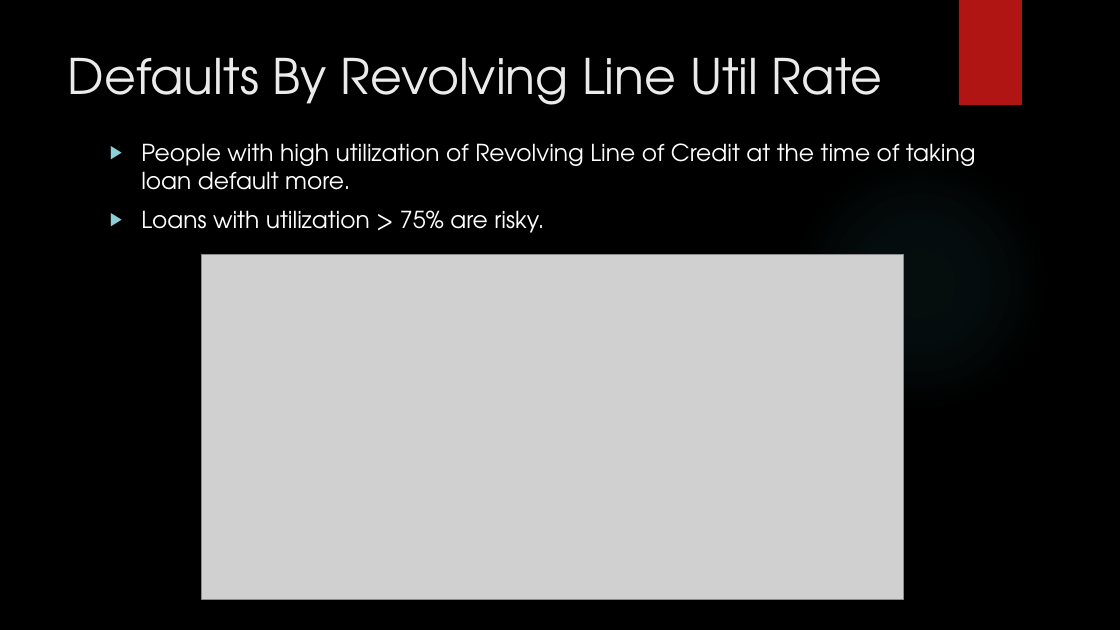
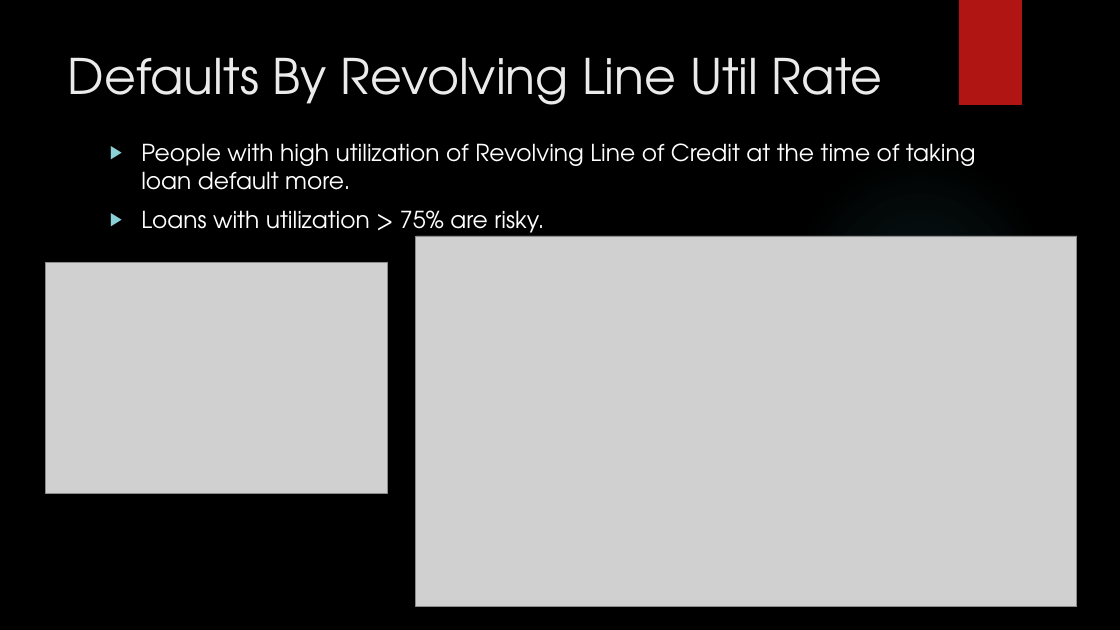
Before and after one commit to subhabrata-ghosh-1988/lending_club_case_study, a slide deck: slide 17 of Subhabrata_Ghosh_Lending_Club_Case_Study.pptx. Drawn at 1120x630 pixels with LibreOffice and Linux fonts; fonts in the diff are those of the drawing; grey boxes stand for pictures; background and template pictures are left out. Boxes give left, top, right and bottom in pixels: in the first picture for what was removed or moved away, otherwise in the second. Text is boxed around its words. In the diff, an @@ line names an element or a change of style, - is before the commit and + after.

```diff
--- a/Subhabrata_Ghosh_Lending_Club_Case_Study.pptx
+++ b/Subhabrata_Ghosh_Lending_Club_Case_Study.pptx
@@ picture added at (x1=416, y1=236, x2=1077, y2=607) @@
@@ picture resized from (x1=201, y1=255, x2=903, y2=599) to (x1=45, y1=262, x2=387, y2=494) @@
```
Also in this commit, not shown: 3 other files.
